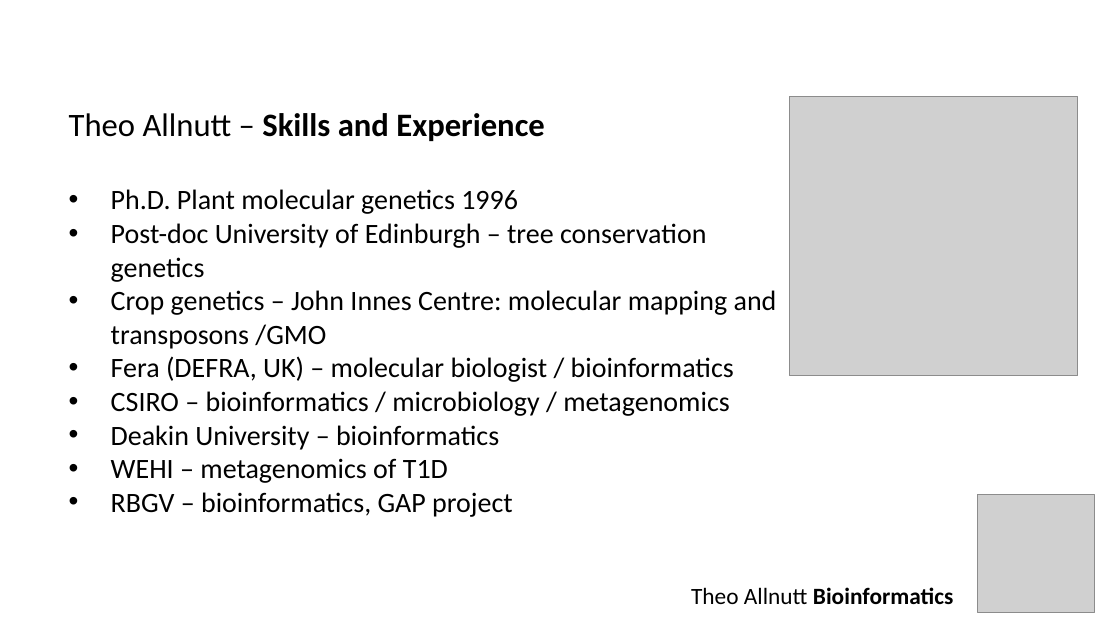
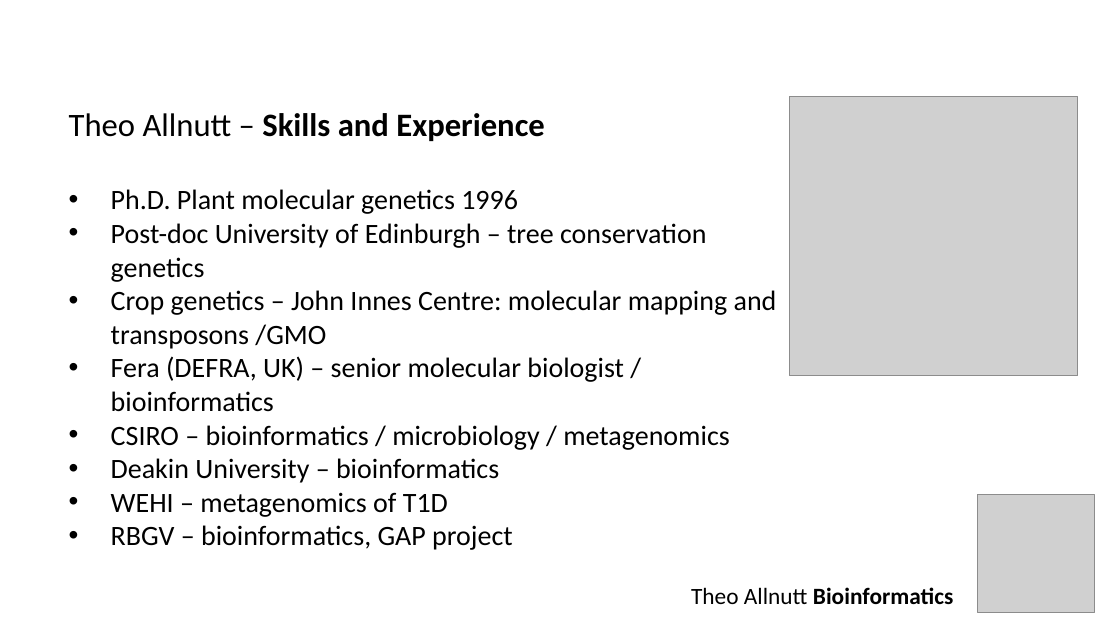
Before and after one commit to theo-allnutt-bioinformatics/slides, a slide deck: slide 1 of CSIRO2023.pptx. Drawn at 1120x630 pixels with LibreOffice and Linux fonts; fonts in the diff are those of the drawing; grey boxes stand for pictures. Boxes give left, top, right and bottom in pixels: in the first picture for what was removed or moved away, otherwise in the second. Text is boxed around its words. In the diff, an @@ line names an element or a change of style, - is before the commit and + after.

```diff
--- a/CSIRO2023.pptx
+++ b/CSIRO2023.pptx
@@ text at bbox=[111, 356, 624, 412]: text changed @@
-• Fera (DEFRA, UK) – molecular biologist / bioinformatics
+• Fera (DEFRA, UK) – senior molecular biologist / bioinformatics
```
Also in this commit, not shown: 4 other slides changed, 3 slides added.
